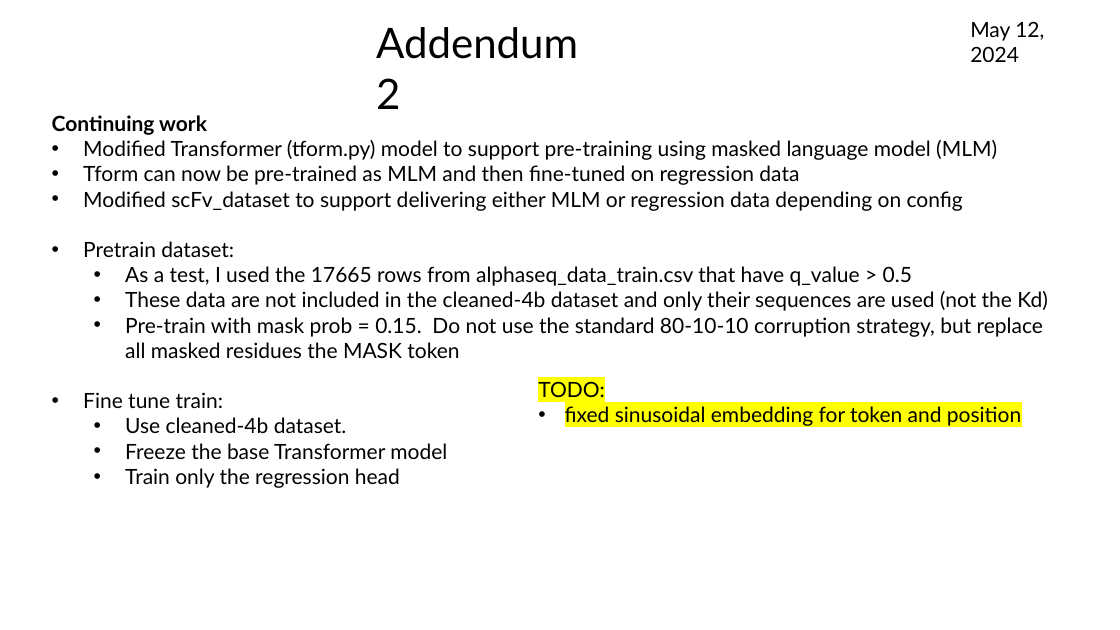
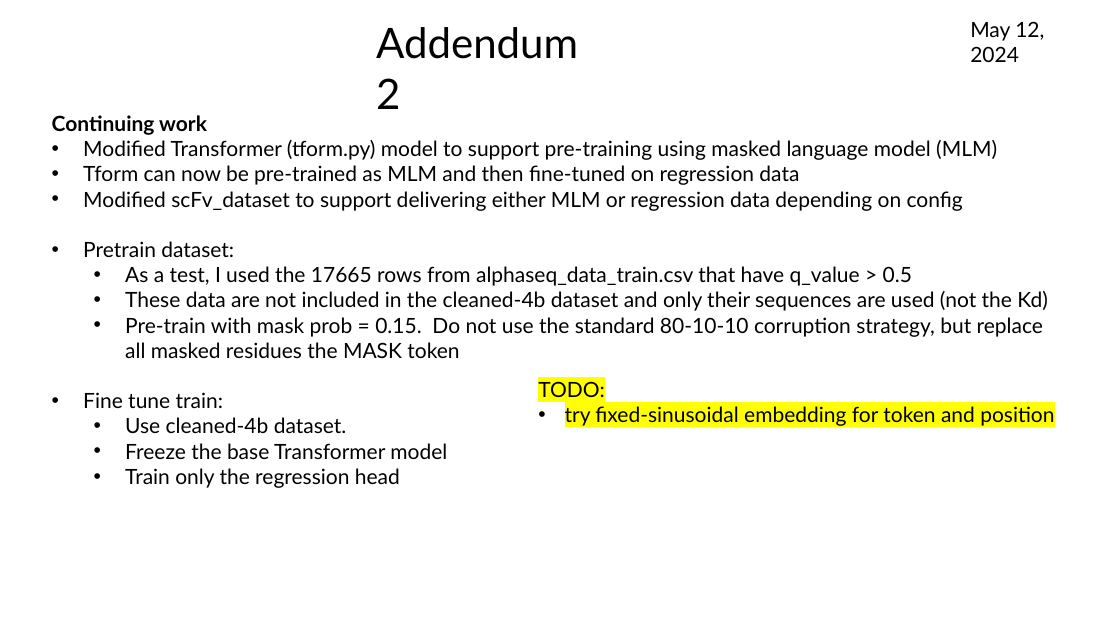
Before and after one commit to planaria158/BERT-antibody-antigen-binding-energy, a slide deck: slide 24 of Homework-aAlphaBio.pptx. Drawn at 1120x630 pixels with LibreOffice and Linux fonts; fonts in the diff are those of the drawing. Boxes give left, top, right and bottom in pixels: in the first picture for what was removed or moved away, otherwise in the second. Text is boxed around its words. In the diff, an @@ line names an element or a change of style, - is before the commit and + after.

```diff
--- a/Homework-aAlphaBio.pptx
+++ b/Homework-aAlphaBio.pptx
@@ text at (x1=565, y1=406, x2=1054, y2=426): text changed @@
-• fixed sinusoidal embedding for token and position
+• try fixed-sinusoidal embedding for token and position
```
Also in this commit, not shown: 1 other slide changed, 11 other files.
